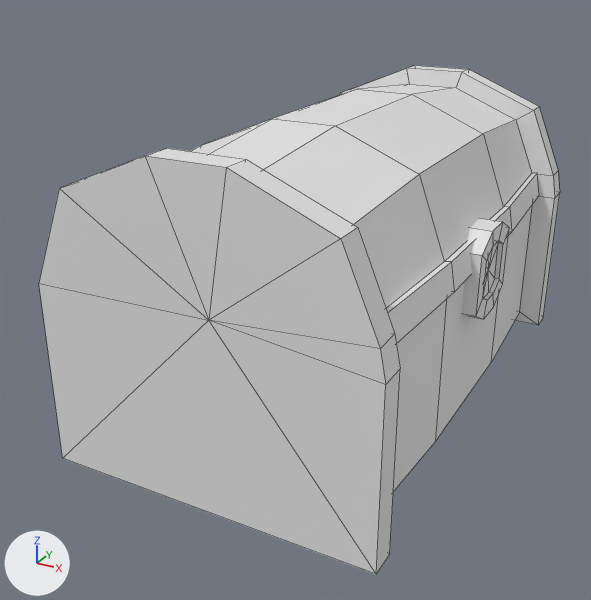
One commit to the FBX model PFATAL/Assets/_Graph/Meshes/Enviro/props/coffre.fbx: the scene before it, then after it.
One viewpoint serves both versions: a 50 mm lens placed at (0.931, -1.976, 0.805), pointed at (-0.081, -0.135, -0.115). Every picture has the same lights, and +X, +Y and +Z are marked at lower left. The picture after the commit comes second. Mesh edges are drawn as thin lines. Materials are left out; every surface is plain grey.

In view in the first picture: 'coffre'.
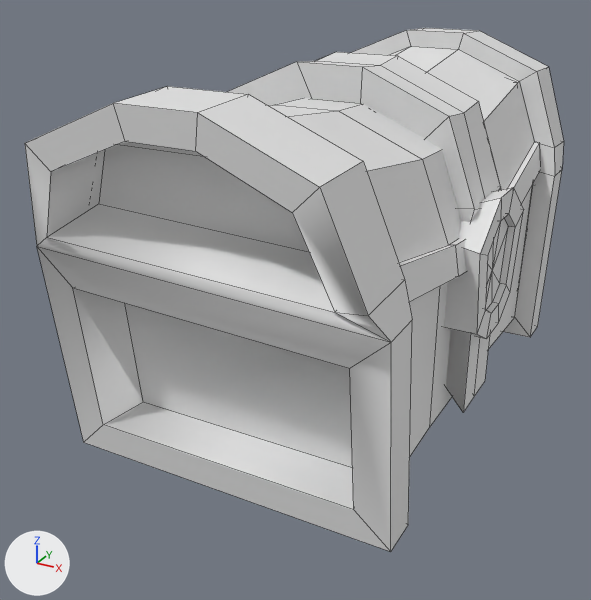
Where the change shows, as pixel boxes (x1, y1, x2, y2) in the pictures (591 x 600 px):
'coffre', reshaped, turned: before (39, 65, 560, 574); after (25, 28, 564, 552)
part 1 of me_coffre, rebuilt: before (39, 65, 560, 574); after (25, 28, 564, 552)
part 2 of me_coffre, rebuilt: before (462, 218, 509, 319); after (444, 187, 524, 339)
part 3 of me_coffre, added: after (228, 52, 501, 412)

The change in detail:
me_coffre is used by ob_coffre; location (0.0, 0.0, 0.0); rotation (1.571, 0.0, 0.0), in degrees (90, 0, 0).
me_coffre had 115 vertices, 122 faces and spanned x -0.435..0.435, y -0.404..0.418, z -0.724..0.724.
me_coffre now has 230 vertices, 213 faces and spans x -0.447..0.442, y -0.805..0.805, z -0.403..0.539.
me_coffre part 1: the loose piece of 82 vertices spanning x -0.435..0.435, y -0.404..0.418, z -0.724..0.724 is rebuilt with 142 vertices and now spans x -0.435..0.435, y -0.805..0.805, z -0.403..0.539.
me_coffre part 2: the loose piece of 33 vertices spanning x 0.347..0.426, y -0.1..0.142, z -0.126..0.115 is rebuilt with 33 vertices and now spans x 0.332..0.442, y -0.193..0.203, z -0.148..0.233.
me_coffre part 3: a new loose piece of 55 vertices spanning x -0.447..0.412, y -0.113..0.113, z -0.355..0.527.
Object 'coffre' (ob_coffre) turns from (90, 0, 0) to (0, 0, 0) degrees about x, y and z.
